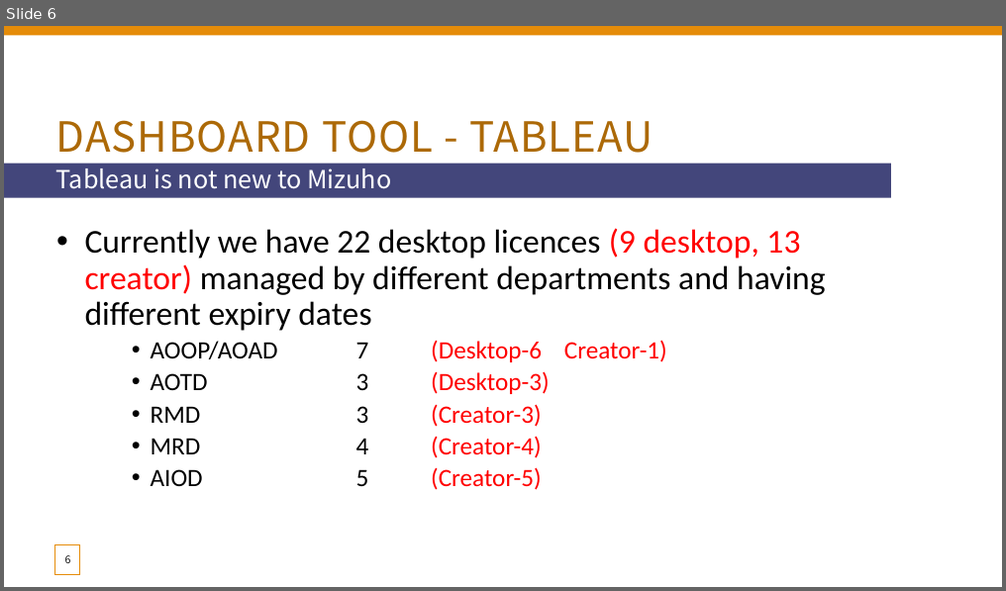
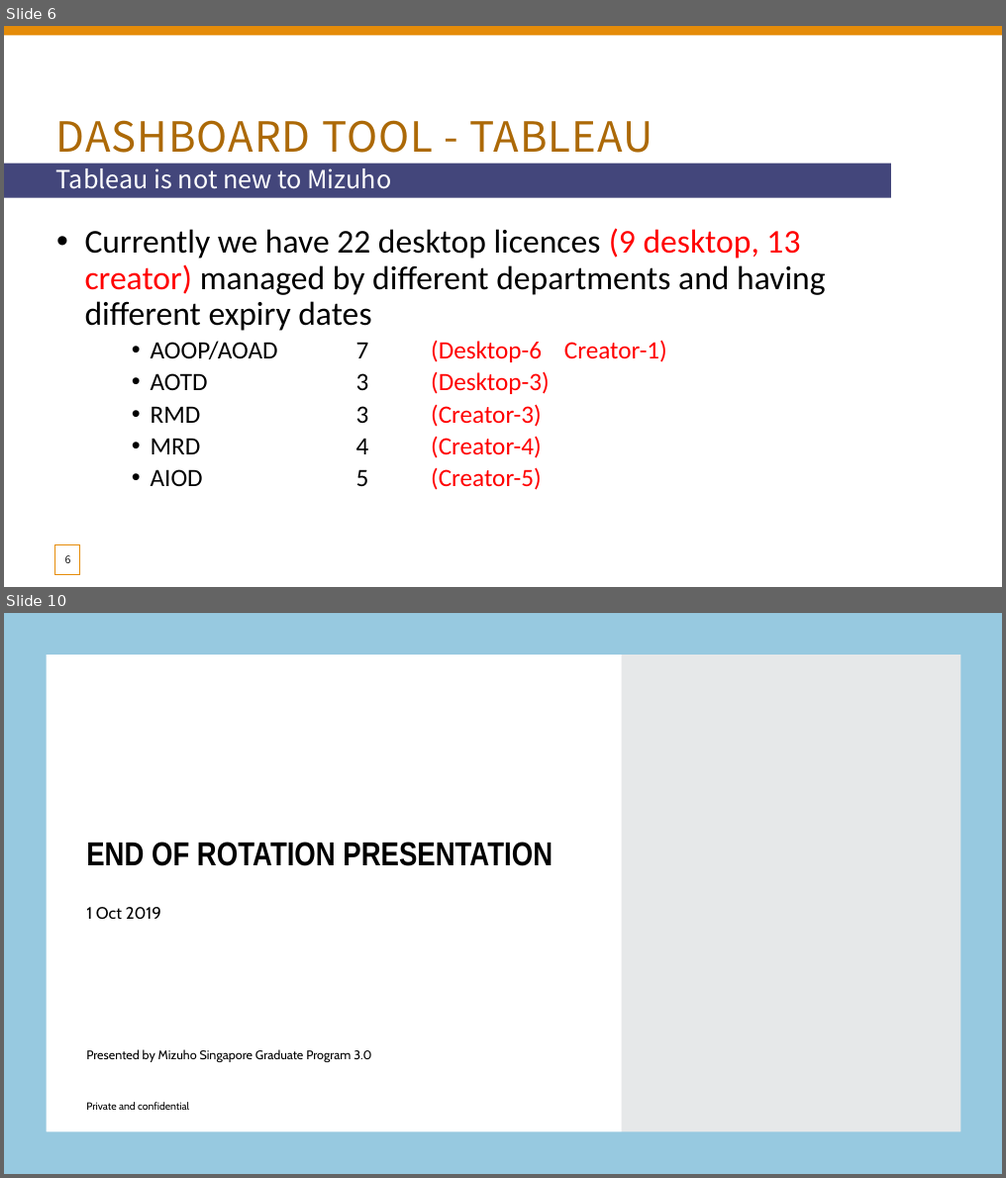
Before and after one commit to xiangshang4/RMD, a slide deck: Mizuho dashboard.pptx. Shown one above the other, each under a label of ours: slide 6 before the commit, slides 6 and 10 after it; the slides between them are not shown. The pictures are 1006x591 and 1006x1178 pixels, drawn with LibreOffice and Linux fonts; fonts in the diff are those of the drawing; background and template pictures are left out. Boxes give left, top, right and bottom in pixels: in the first picture for what was removed or moved away, otherwise in the second. Text is boxed around its words. In the diff, an @@ line names an element or a change of style, - is before the commit and + after.

```diff
--- a/Mizuho dashboard.pptx
+++ b/Mizuho dashboard.pptx
@@ slide 10 added at [4, 613, 1002, 1174], background #FFFFFF @@
@@ frame added at [4, 613, 1002, 1174], fill #97C9E0 @@
@@ rectangle added at [622, 613, 1002, 1174], fill #E6E8E9 @@
@@ title added at [86, 842, 552, 866], 32 pt, text #000000, bold @@
+END OF ROTATION PRESENTATION
@@ subtitle added at [86, 907, 161, 920], 16 pt, text #000000 @@
+1 Oct 2019
@@ text added at [86, 1050, 371, 1062], 12 pt, text #000000 @@
+Presented by Mizuho Singapore Graduate Program 3.0
@@ text added at [86, 1102, 189, 1110], 10 pt, text #000000 @@
+Private and confidential
```
Also in this commit, not shown: 5 slides changed, 12 other slides added.
